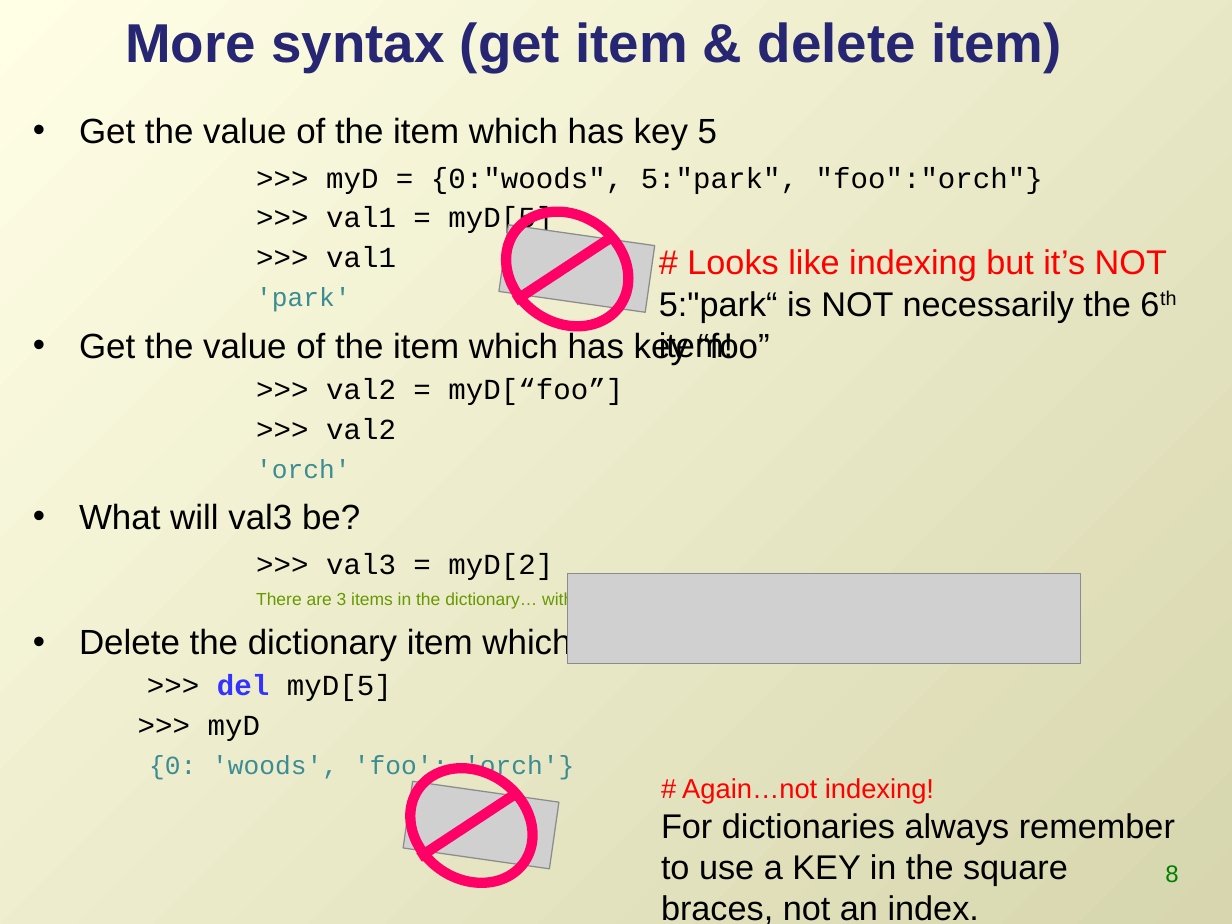
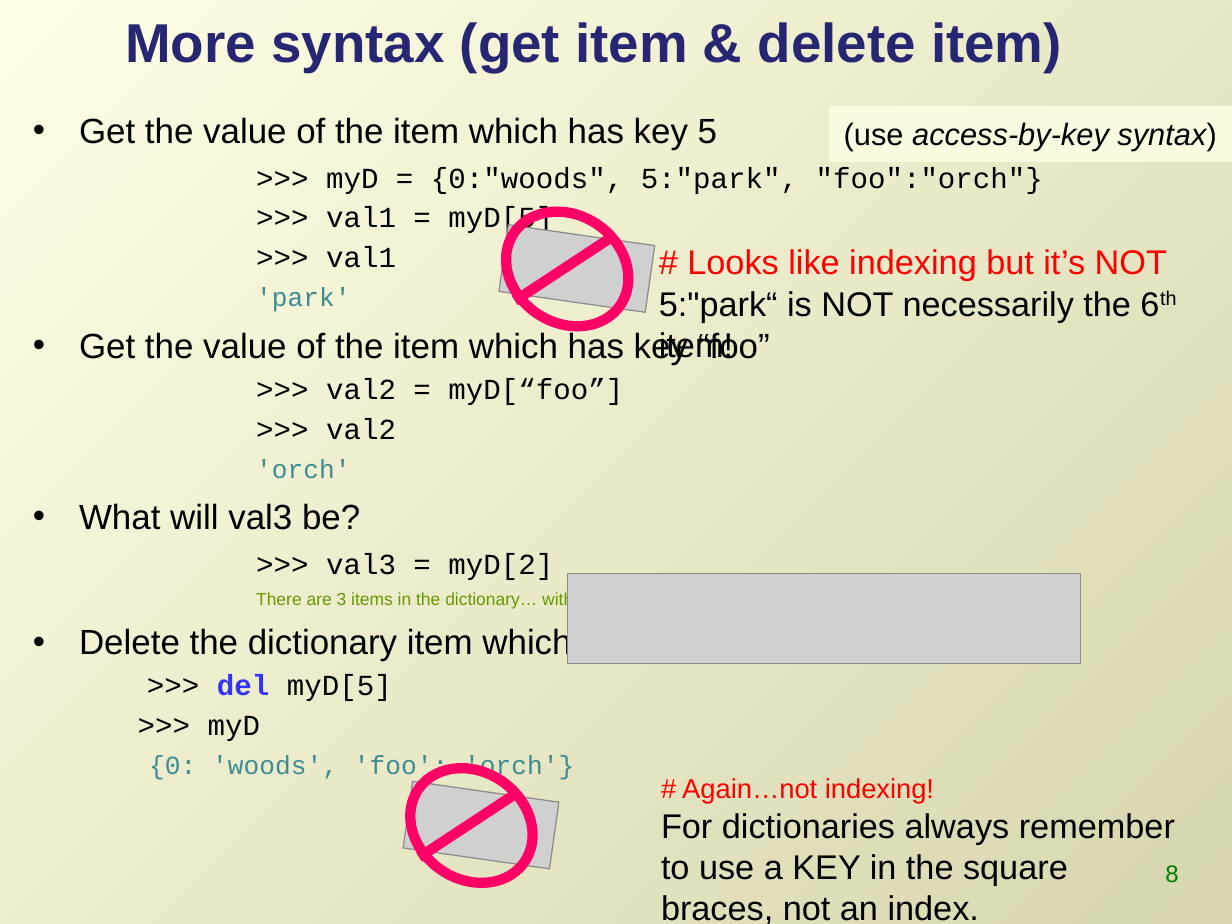
Before and after one commit to lgtateos/gis540, a slide deck: slide 8 of slides/dictionaries.ppt. Drawn at 1232x924 pixels with LibreOffice and Linux fonts; fonts in the diff are those of the drawing; grey boxes stand for pictures. Boxes give left, top, right and bottom in pixels: in the first picture for what was removed or moved away, otherwise in the second. Text is boxed around its words. In the diff, an @@ line names an element or a change of style, - is before the commit and + after.

```diff
--- a/slides/dictionaries.ppt
+++ b/slides/dictionaries.ppt
@@ rectangle added at bbox=[832, 108, 1232, 160], fill #FBFBE1, outline #FAFADF 3 pt, 18 pt, text #000000, italic @@
+(use access-by-key syntax)
```
Also in this commit, not shown: 2 other slides changed.
